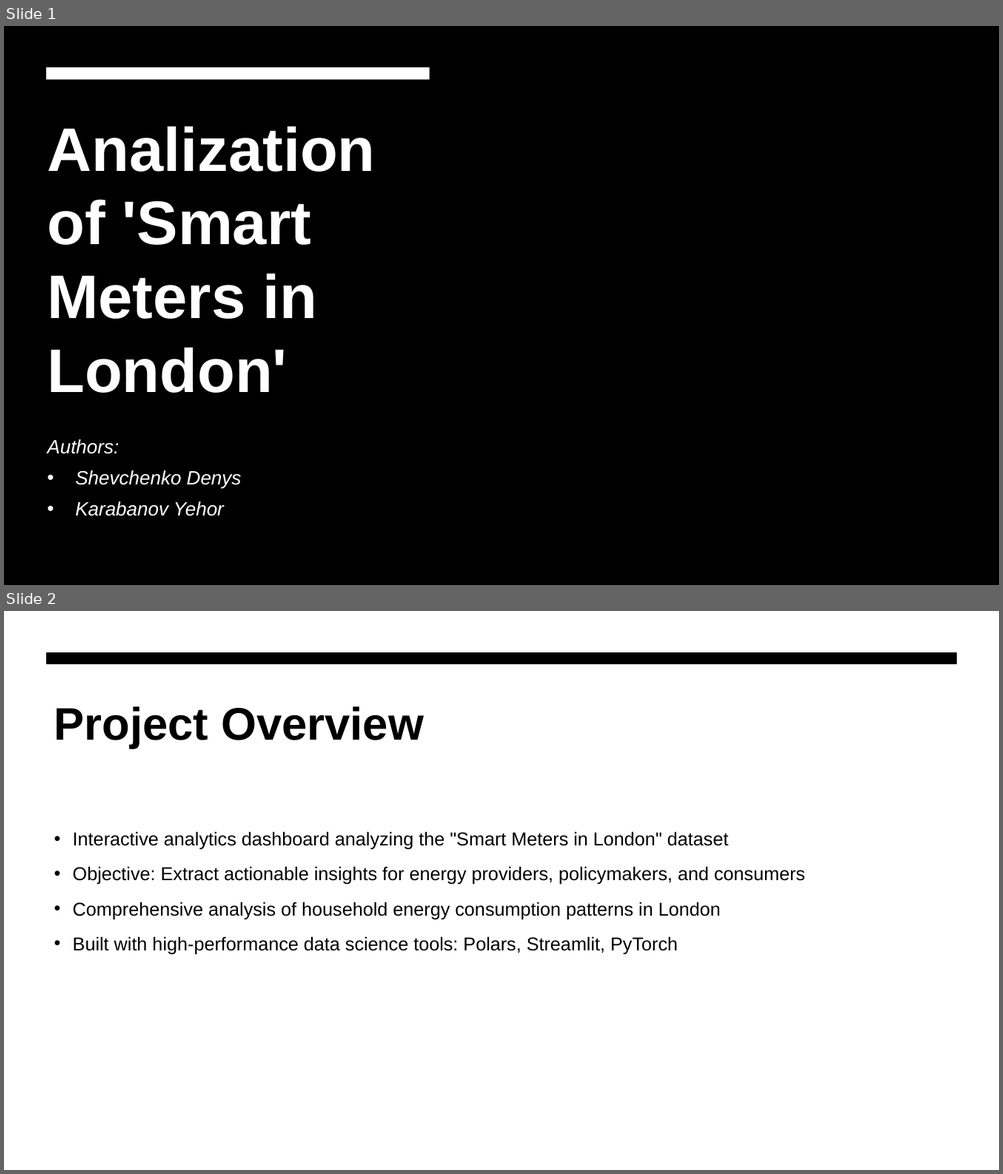
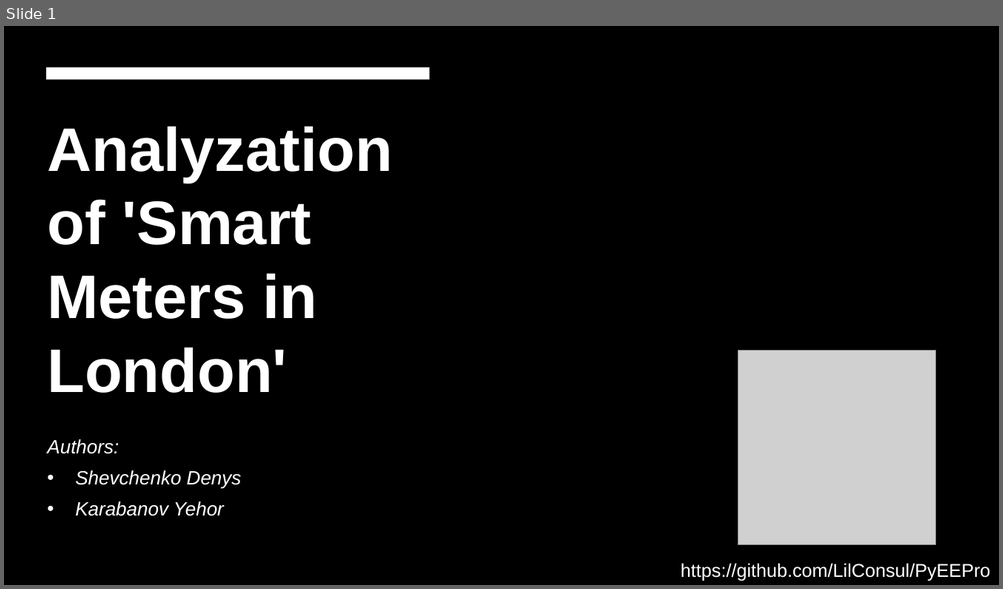
Before and after one commit to LilConsul/PyEEPro, a slide deck: docs/Analization of 'Smart Meters in London'.pptx. Shown one above the other, each under a label of ours: slides 1 and 2 before the commit, slide 1 after it. The pictures are 1003x1174 and 1003x589 pixels, drawn with LibreOffice and Linux fonts; fonts in the diff are those of the drawing; grey boxes stand for pictures; background and template pictures are left out. Boxes give left, top, right and bottom in pixels: in the first picture for what was removed or moved away, otherwise in the second. Text is boxed around its words. In the diff, an @@ line names an element or a change of style, - is before the commit and + after.

```diff
--- a/docs/Analization of 'Smart Meters in London'.pptx
+++ b/docs/Analization of 'Smart Meters in London'.pptx
@@ slide 2 removed at [4,611,999,1170], background #FFFFFF @@
@@ freeform shape removed at [46,652,957,665] @@
@@ title removed at [54,706,424,749] @@
-Project Overview
@@ text removed at [73,832,805,955] @@
-• Interactive analytics dashboard analyzing the "Smart Meters in London" dataset
-• Objective: Extract actionable insights for energy providers, policymakers, and consumers
-• Comprehensive analysis of household energy consumption patterns in London
-• Built with high-performance data science tools: Polars, Streamlit, PyTorch
@@ slide 1 changed as well @@
@@ title at [47,126,392,393]: text changed @@
-Analization of 'Smart Meters in London'
+Analyzation of 'Smart Meters in London'
@@ picture added at [738,351,936,546] @@
@@ text added at [680,563,990,582], 18 pt, text #FFFFFF @@
+https://github.com/LilConsul/PyEEPro
```
Also in this commit, not shown: 9 slides added, 6 other slides removed.
